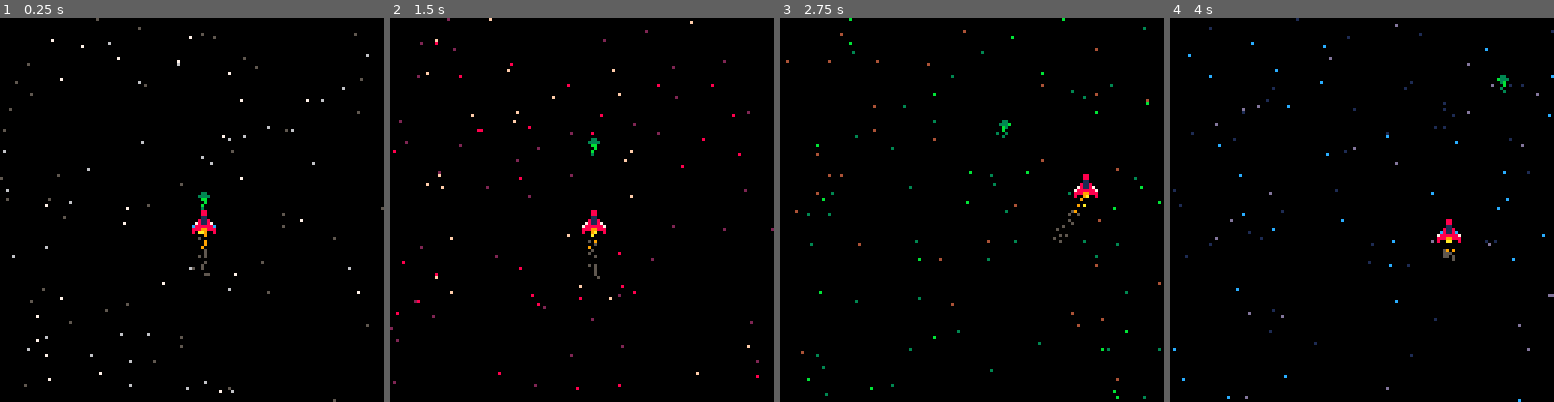
Above: before the commit, frames 1-4 (left to right).
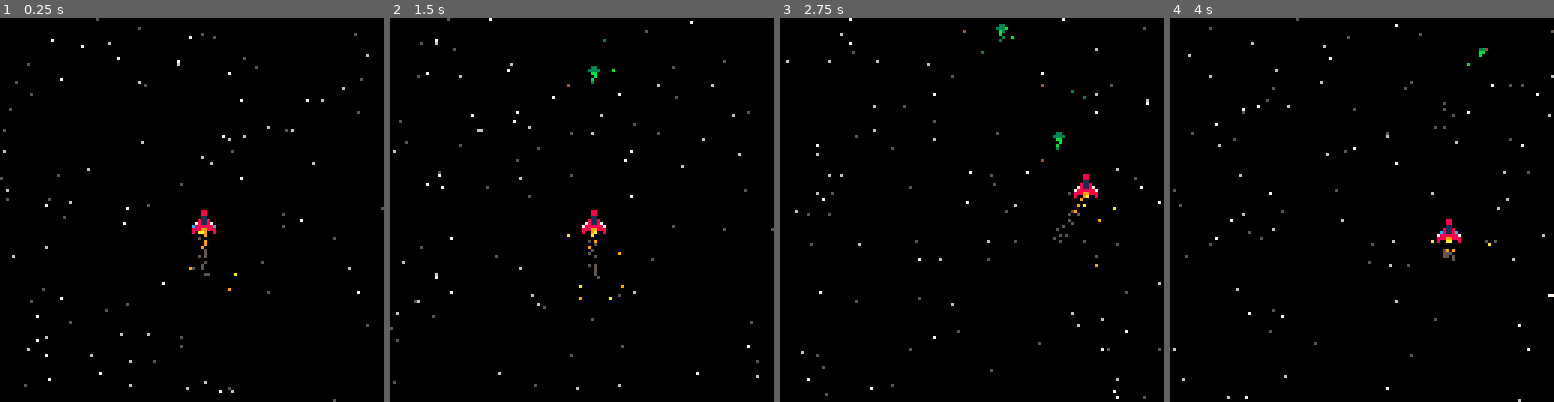
Above: after the commit, the same moments.

Repository: smatcher/pico-carts
Game: PICO-8 cartridge spaceshoot.p8
The game is run twice, just before and just after one commit, with the same random seed, the same clock (stepped at 60 frames per second) and the same inputs.
Inputs:
- Up to frame 1 (0.25 s): no input
- Up to frame 2 (1.5 s): tap O (Z key) at 0.7 s
- Up to frame 3 (2.75 s): hold Right 1.6-2.1 s; tap O (Z key) at 1.7, 2.1, 2.5 s; hold Up 2.15-2.42 s; hold Right from 2.47 s (still down)
- Up to frame 4 (4 s): tap O (Z key) at 2.9, 3.3, 3.7 s; release Right at 3.03 s; hold Left 3.08-3.58 s; hold Down 3.63-3.97 s

The runs differ from the first frame. In frame 1, less than 0.1% of the frame differs, in the area x 49-62%, y 45-72%; in frame 2, 0.7%; in frame 3, 0.8%, in the area x 1-100%, y 0-100%; in frame 4, 0.7%.

Commit message:
Added some FX

Diff:
--- a/spaceshoot.p8
+++ b/spaceshoot.p8
@@ -45,7 +45,7 @@
   input.shoot = false
  elseif btn(4) then
   input.shoot = true
-  input.shoot_timeout = 30
+  input.shoot_timeout = 20
  else
  input.shoot = false
  end
@@ -130,14 +130,30 @@
   if self.mood >= #self.palettes then self.mood = 0 end
  end
 
- function starfield.predraw(self)
-  local mood = flr(self.mood) + 1
-  apply_palette(self.palettes[mood])
- end
-
- function starfield.postdraw(self)
-  pal()
- end
+-- function starfield.predraw(self)
+--  local mood = flr(self.mood) + 1
+--  apply_palette(self.palettes[mood])
+-- end
+--
+-- function starfield.postdraw(self)
+--  pal()
+-- end
+
+ function starfield.drawi(p)
+  local minrange2 = -1
+  local palette = palettes.white
+  for l in all(light_sources) do
+   local dx = l.x - p.x
+   local dy = l.y - p.y
+   local r2 = dx*dx + dy*dy
+   if r2 < l.lrange2 and (minrange2 == -1 or minrange2 > r2) then
+     palette = l.palette
+     minrange2 = r2
+   end
+  end
+  pset(p.x, p.y, palette[p.color +1])
+ end
+
 end
 
 -- thrusters
@@ -187,8 +203,17 @@
  x = 64,
  y = 64,
  t_anim = 0,
- speed = 1,
+ speed = 2,
+ pool = {},
 }
+
+function draw_projectiles()
+ fmap(projectile.draw, projectile.pool)
+end
+
+function update_projectiles()
+ fmap(projectile.update, projectile.pool)
+end
 
 function projectile:new(o, x, y)
  o = o or {}
@@ -198,6 +223,15 @@
  if x then o.x = x end
  if y then o.y = y end
 
+ o.light_source = {
+  lrange2 = 16*16,
+  palette = palettes.green,
+  x=x,
+  y=y,
+ }
+ add(light_sources, o.light_source)
+ add(projectile.pool, o)
+
  return o
 end
 
@@ -208,8 +242,15 @@
 function projectile:update()
  self.y = self.y - self.speed
  self.t_anim = self.t_anim + 1
- -- debug
- if self.y < 0 then self.y = 128 end
+ self.light_source.x = self.x
+ self.light_source.y = self.y
+
+ if self.y < 0 then self:remove() end
+end
+
+function projectile:remove()
+ del(light_sources, self.light_source)
+ del(projectile.pool, self)
 end
 
 -- ship
@@ -218,10 +259,22 @@
   x = 64,
   y = 64,
   t_anim = 0,
-  thruster_particles = {}
+  thruster_particles = {},
  }
 
  ship.thruster_particles = new_thrusters(ship)
+
+ ship.thruster_light_source = {
+  lrange2 = 16*16,
+  palette = palettes.yellow,
+  update = function(self)
+   self.x = ship.x + 4
+   self.y = ship.y + 16
+  end,
+ }
+ add(light_sources, ship.thruster_light_source)
+
+ ship.thruster_light_source:update()
 end
 
 function draw_ship()
@@ -233,33 +286,37 @@
  ship.t_anim = ship.t_anim+1
  ship.x = ship.x + 1.5 * input.x
  ship.y = ship.y + 1.5 * input.y
+
+ship.x = mid(0, ship.x, 120)
+ship.y = mid(0, ship.y, 120)
  ship.thruster_particles:update()
+ ship.thruster_light_source:update()
 
  if input.shoot then
-  plasma = projectile:new({}, ship.x, ship.y - 2)
+  projectile:new({}, ship.x, ship.y - 2)
  end
 end
 
 -- global functions
 function _init()
+ light_sources = {}
  init_inputs()
  init_starfield()
  init_ship()
- plasma = projectile:new()
 end
 
 function _draw()
  cls()
  starfield:draw()
  draw_ship()
- plasma:draw()
+ draw_projectiles()
 end
 
 function _update()
  update_inputs()
  starfield:update()
  update_ship()
- plasma:update()
+ update_projectiles()
 end
 __gfx__
 00000000000880000008800000088000000000000000000000000000000000000000000000000000000000000000000000000000000000000000000000000000
